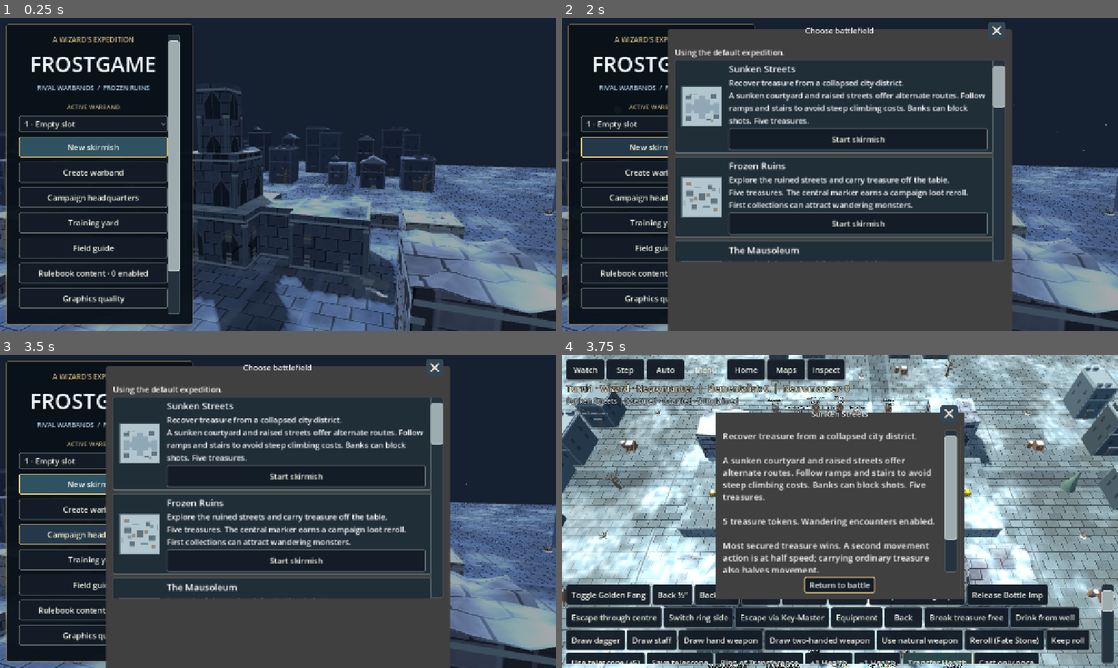
Above: before the commit, frames 1-4 (two rows, left to right).
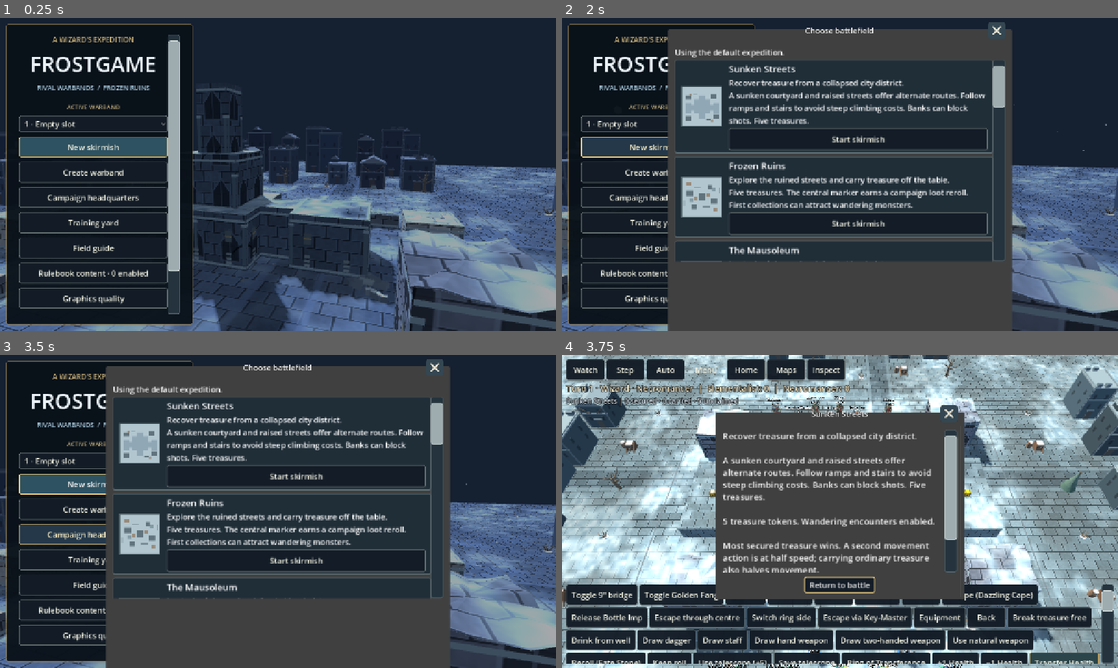
Above: after the commit, the same moments.

Repository: drag0nblad3/Frostgame
Game: Godot game, scene res://scenes/title.tscn
Two runs of this game, one before a commit and one after it. Both use one fixed random seed, a clock stepped at 60 frames per second and the inputs below.
Inputs:
- Up to frame 1 (0.25 s): no input
- Up to frame 2 (2 s): click "New skirmish" at 0.5 s; click "New skirmish" at 1.25 s
- Up to frame 3 (3.5 s): click "Campaign headquarters" at 2 s; click "Campaign headquarters" at 2.75 s
- Up to frame 4 (3.75 s): click "Start skirmish" at 3.5 s

Frames 1-3 are identical in both runs. In frame 4, 6.0% of the frame differs, in the area x 2-97%, y 73-99%.

Commit message:
Implement Extended Scroll bridge length and collapse rules

Diff:
--- a/data/expansions/red_king/treasure.json
+++ b/data/expansions/red_king/treasure.json
@@ -390,8 +390,9 @@
       "buy": 200,
       "sell": 150,
       "bonus": {},
-      "live": false,
-      "expansion": "red_king"
+      "live": true,
+      "expansion": "red_king",
+      "caster_only": true
     },
     "gear_rk_book_of_the_foulhorn": {
       "name": "Book of the Foulhorn",
--- a/src/core/board/terrain_piece.gd
+++ b/src/core/board/terrain_piece.gd
@@ -14,6 +14,7 @@
 var ramp_end := 0.0
 var cast_turn := -1
 var caster_id := -1
+var extended_bridge := false
 
 
 func _init(k: TerrainKind = null, r: Rect2 = Rect2()) -> void:
--- a/src/core/state/battle_snapshot_parts.gd
+++ b/src/core/state/battle_snapshot_parts.gd
@@ -4,7 +4,7 @@
 const FIGURE := ["id", "campaign_id", "injury_types", "familiar", "beauty_tests", "last_plane_attempt", "plane_attempts …(644 unchanged characters)…
 const DEFINITION := ["id", "name", "role", "move", "fight", "shoot", "armour", "will", "health", "cost", "specialist", "shield", "traits", "verify"]
 const BOARD := ["id", "name", "size", "darkness", "floor_layout", "boundaries", "edge_links", "void_regions", "wrap_short_edges", "wrap_long_edges", "reality_sphere", "reality_cross", "ringworld", "low_gravity"]
-const TERRAIN := ["rect", "circular", "eye_direction", "ramp", "ramp_rotated", "ramp_start", "ramp_end", "level", "cast_turn", "caster_id"]
+const TERRAIN := ["rect", "circular", "eye_direction", "ramp", "ramp_rotated", "ramp_start", "ramp_end", "level", "cast_turn", "caster_id", "extended_bridge"]
 const KIND := ["id", "name", "blocks_los", "blocks_move", "cover", "move_mult", "height", "walkable_top", "stairs", "ground_surface"]
 
 
--- a/src/core/state/layered_bridge.gd
+++ b/src/core/state/layered_bridge.gd
@@ -23,7 +23,9 @@
 	var p := layout.point(a)
 	var q := layout.point(b)
 	var delta := q-p
-	if a.z==b.z or not is_equal_approx(delta.length(),6.0) or (not is_zero_approx(delta.x) and not is_zero_approx(delta.y)):
+	var extended := is_equal_approx(delta.length(),9.0) and ActiveGear.ready(f,TerrainMagic.EXTENDED)
+	var length := 9.0 if extended else 6.0
+	if a.z==b.z or not is_equal_approx(delta.length(),length) or (not is_zero_approx(delta.x) and not is_zero_approx(delta.y)):
 		return {}
 	if layout.surface_id(a).begins_with("climb:") or layout.surface_id(b).begins_with("climb:") or layout.surface_id(a).begins_with("bridge:") or layout.surface_id(b).begins_with("bridge:"):
 		return {}
@@ -35,8 +37,9 @@
 	var start := layout.height(a)
 	var end := layout.height(b)
 	var eye := Vector3(f.pos.x,f.elevation+1.5,f.pos.y)
-	for i in range(25):
-		var ratio := float(i)/24.0
+	var steps := int(length*4)
+	for i in range(steps+1):
+		var ratio := float(i)/steps
 		var h := lerpf(start,end,ratio)
 		for offset: float in [-1.0,0.0,1.0]:
 			var at := p.lerp(q,ratio)+across*offset
@@ -46,14 +49,14 @@
 			if not layout.clearance(world,0.02,0.1):
 				return {}
 	var id := "bridge:"+str(f.id)
-	var rect := Rect2(p-across,Vector2(2,6) if axis_y else Vector2(6,2))
+	var rect := Rect2(p-across,Vector2(2,length) if axis_y else Vector2(length,2))
 	var surface := {"id":id,"rect":[rect.position.x,rect.position.y,rect.size.x,rect.size.y],"level":start,"end_level":end,"axis":"y" if axis_y else "x"}
 	var left := p+along*0.5
 	var right := q-along*0.5
 	var links := [
 		{"from":[layout.surface_id(a),p.x,p.y],"to":[id,left.x,left.y],"kind":"walk"},
 		{"from":[id,right.x,right.y],"to":[layout.surface_id(b),q.x,q.y],"kind":"walk"}]
-	var bridge := {"owner":f.id,"surface":surface,"links":links}
+	var bridge := {"owner":f.id,"surface":surface,"links":links,"extended":extended}
 	for other: Dictionary in c.state.board.floor_layout.get("bridges",[]):
 		var r: Array = other["surface"]["rect"]
 		if rect.intersects(Rect2(r[0],r[1],r[2],r[3])):
@@ -82,7 +85,7 @@
 
 static func expire(c: GameController) -> void:
 	for bridge: Dictionary in c.state.board.floor_layout.get("bridges",[]).duplicate():
-		if c.dice.d20()<=2:
+		if c.dice.d20()<=(1 if bridge.get("extended",false) else 2):
 			remove(c,str(bridge["surface"]["id"]))
 
 
--- a/src/core/state/spell_actions.gd
+++ b/src/core/state/spell_actions.gd
@@ -215,7 +215,7 @@
 	return _roll("transpose", first, null, false, second)
 
 
-func placement_points(id: String, first_only: bool = false, rotated: bool = false) -> Array[Vector2]:
+func placement_points(id: String, first_only: bool = false, rotated: bool = false,extended: bool=false) -> Array[Vector2]:
 	var f := c.state.active()
 	var empty: Array[Vector2] = []
 	if not c.state.board.floor_layout.is_empty():
@@ -229,7 +229,7 @@
 	if id == "teleport":
 		return movement.points(f, f, id, first_only)
 	if TerrainMagic.SPELLS.has(id):
-		return terrain.points(f, id, rotated, first_only)
+		return terrain.points(f,id,rotated,first_only,extended)
 	return summons.points(f, id, first_only)
 
 
@@ -237,19 +237,19 @@
 	return id == "teleport" or SummonActions.PLACEMENT.has(id) or TerrainMagic.SPELLS.has(id)
 
 
-func start_at(id: String, at: Vector2, rotated: bool = false) -> bool:
-	if placement_points(id, true, rotated).is_empty():
+func start_at(id: String, at: Vector2, rotated: bool = false,extended: bool=false) -> bool:
+	if placement_points(id,true,rotated,extended).is_empty():
 		return false
 	var f := c.state.active()
 	if id == "teleport":
 		if not movement.can_land(f, f, id, at):
 			return false
 	elif TerrainMagic.SPELLS.has(id):
-		if not terrain.can_place(f, id, at, rotated):
+		if not terrain.can_place(f,id,at,rotated,extended):
 			return false
 	elif not summons.can_place(f, id, at):
 		return false
-	return _roll(id, c.state.active_id, at, rotated)
+	return _roll(id,c.state.active_id,at,rotated,-1,{"extended_bridge":true} if extended else {})
 
 
 func _roll(id: String, target_id: int, at: Variant = null, rotated: bool = false, second: int = -1, effect: Dictionary = {}) -> bool:
@@ -385,10 +385,14 @@
 		treasure_magic.apply(f, id, s.treasure(p["effect"]["token"]), p["at"], int(result["roll"]))
 		return true
 	if id=="bridge" and p.get("effect",{}).has("layered_bridge"):
-		LayeredBridge.apply(c,p["effect"]["layered_bridge"])
+		var bridge: Dictionary=p["effect"]["layered_bridge"]
+		if not bridge.get("extended",false) or ActiveGear.spend(f,TerrainMagic.EXTENDED):
+			LayeredBridge.apply(c,bridge)
 		return true
 	if TerrainMagic.SPELLS.has(id):
-		terrain.apply(f, id, p["at"], p["rotated"], int(result["roll"]))
+		var extended: bool=p.get("effect",{}).get("extended_bridge",false)
+		if not extended or ActiveGear.spend(f,TerrainMagic.EXTENDED):
+			terrain.apply(f,id,p["at"],p["rotated"],int(result["roll"]),extended)
 		return true
 	if SummonActions.PLACEMENT.has(id):
 		summons.spawn(f,id,p["at"],int(result["roll"]),int(p["tn"]),bool(p.get("golden_fang",false)))
--- a/src/core/state/terrain_magic.gd
+++ b/src/core/state/terrain_magic.gd
@@ -1,6 +1,7 @@
 class_name TerrainMagic
 extends RefCounted
 ## Dynamic terrain on the exposed-surface heightfield.
+const EXTENDED := "gear_rk_extended_scroll"
 const SPELLS := ["wall", "fog", "mud", "explosive_rune", "planar_tear", "grenade", "circle_of_protection", "bridge"]
 var c: GameController
 
@@ -9,10 +10,11 @@
 	c = controller
 
 
-func footprint(id: String, at: Vector2, rotated: bool) -> Rect2:
+func footprint(id: String, at: Vector2, rotated: bool,extended: bool=false) -> Rect2:
 	var size := Vector2(6, 6) if id == "mud" else (Vector2(1, 6) if rotated else Vector2(6, 1))
 	if id == "bridge":
-		size = Vector2(2, 6) if rotated else Vector2(6, 2)
+		var length := 9.0 if extended else 6.0
+		size = Vector2(2,length) if rotated else Vector2(length,2)
 	if id == "circle_of_protection":
 		size = Vector2(3, 3)
 	if id in ["explosive_rune", "planar_tear", "grenade"]:
@@ -20,9 +22,11 @@
 	return Rect2(at - size * 0.5, size)
 
 
-func can_place(f: Figure, id: String, at: Vector2, rotated: bool) -> bool:
+func can_place(f: Figure, id: String, at: Vector2, rotated: bool,extended: bool=false) -> bool:
+	if extended and (id!="bridge" or not ActiveGear.ready(f,EXTENDED)):
+		return false
 	var b := c.state.board
-	var rect := footprint(id, at, rotated)
+	var rect := footprint(id, at, rotated,extended)
 	if ScenarioNull.field_at(b, at, 0.0):
 		return false
 	if b.id == "silent_tower":
@@ -76,20 +80,20 @@
 	return true
 
 
-func points(f: Figure, id: String, rotated: bool, first_only: bool) -> Array[Vector2]:
+func points(f: Figure, id: String, rotated: bool, first_only: bool,extended: bool=false) -> Array[Vector2]:
 	var out: Array[Vector2] = []
 	var b := c.state.board
 	for x in range(1, int(b.size.x)):
 		for y in range(1, int(b.size.y)):
 			var at := Vector2(x, y)
-			if can_place(f, id, at, rotated):
+			if can_place(f,id,at,rotated,extended):
 				out.append(at)
 				if first_only:
 					return out
 	return out
 
 
-func apply(f: Figure, id: String, at: Vector2, rotated: bool, roll: int = 14) -> void:
+func apply(f: Figure, id: String, at: Vector2, rotated: bool, roll: int = 14,extended: bool=false) -> void:
 	if id == "grenade":
 		var affected: Array[Figure] = []
 		var s := c.state
@@ -117,7 +121,8 @@
 	kind.blocks_move = id == "wall"
 	kind.walkable_top = id in ["wall", "bridge"]
 	kind.move_mult = 2.0 if id == "mud" else 1.0
-	var p := TerrainPiece.new(kind, footprint(id, at, rotated))
+	var p := TerrainPiece.new(kind, footprint(id, at, rotated,extended))
+	p.extended_bridge=extended
 	p.circular = id in ["mud", "explosive_rune", "circle_of_protection"]
 	if id == "bridge":
 		var ends := bridge_ends(p.rect, rotated)
@@ -140,7 +145,7 @@
 		if p.cast_turn < 0:
 			continue
 		if p.kind.id == "spell_bridge":
-			if c.dice.d20() <= 2:
+			if c.dice.d20() <= (1 if p.extended_bridge else 2):
 				remove(p)
 			continue
 		if p.kind.id == "spell_circle_of_protection":
@@ -329,7 +334,8 @@
 func bridge_ends(rect: Rect2, rotated: bool) -> Vector2:
 	var axis := Vector2.DOWN if rotated else Vector2.RIGHT
 	var b := c.state.board
-	return Vector2(b.height_at(rect.get_center() - axis * 2.99), b.height_at(rect.get_center() + axis * 2.99))
+	var half := (rect.size.y if rotated else rect.size.x)*0.5-0.01
+	return Vector2(b.height_at(rect.get_center()-axis*half),b.height_at(rect.get_center()+axis*half))
 
 
 func bridge_legal(f: Figure, rect: Rect2, rotated: bool) -> bool:
@@ -338,11 +344,13 @@
 		if p.kind.id == "spell_bridge" and (p.caster_id == f.id or p.rect.intersects(rect)):
 			return false
 	var ends := bridge_ends(rect, rotated)
-	for i in range(13):
-		var ratio := float(i) / 12.0
+	var half := (rect.size.y if rotated else rect.size.x)*0.5-0.01
+	var steps := ceili(half*4.0)
+	for i in range(steps+1):
+		var ratio := float(i)/steps
 		var axis := Vector2.DOWN if rotated else Vector2.RIGHT
 		var across := Vector2.RIGHT if rotated else Vector2.DOWN
-		var at := rect.get_center() + axis * lerpf(-2.99, 2.99, ratio)
+		var at := rect.get_center() + axis * lerpf(-half,half,ratio)
 		var height := lerpf(ends.x, ends.y, ratio)
 		for j in [-0.9, 0.0, 0.9]:
 			var sample: Vector2 = at + across * float(j)
--- a/src/view/battle/battle_input.gd
+++ b/src/view/battle/battle_input.gd
@@ -20,6 +20,7 @@
 var selected_potion := ""
 var selected_drop := -1
 var spell_rotated := false
+var spell_extended := false
 var spell_first := -1
 var counter_index := 0
 var counter_choices: Array[Dictionary] = []
@@ -159,7 +160,7 @@
 		if not c._magic.counter_options(id).is_empty():
 			cast_options.append(id)
 			continue
-		if not c._magic.placement_points(id, true).is_empty() or (id in ["fog", "wall", "bridge"] and not c._magic.placement_points(id, true, true).is_empty()):
+		if not c._magic.placement_points(id,true).is_empty() or (id in ["fog","wall","bridge"] and not c._magic.placement_points(id,true,true).is_empty()) or (id=="bridge" and ActiveGear.ready(f,TerrainMagic.EXTENDED) and (not c._magic.placement_points(id,true,false,true).is_empty() or not c._magic.placement_points(id,true,true,true).is_empty())):
 			cast_options.append(id)
 			continue
 		for t in c.state.figures:
@@ -292,10 +293,12 @@
 			radius = 0.65
 			hint = "Choose the second figure to swap."
 		"spell_point":
-			points.assign(c._magic.placement_points(selected_spell, false, spell_rotated))
+			points.assign(c._magic.placement_points(selected_spell,false,spell_rotated,spell_extended))
 			hint = "Choose a marked spell location."
 			if selected_spell in ["fog", "wall", "bridge"]:
 				hint += " · " + ("North–south" if spell_rotated else "East–west")
+			if selected_spell=="bridge":
+				hint+=" · %d″ bridge" % (9 if spell_extended else 6)
 		"cancel_control":
 			for t in c.state.figures:
 				if c._magic.can_cancel(t.id):
@@ -505,6 +508,7 @@
 	if key.begins_with("spell_") and key != "spell_cancel":
 		selected_spell = key.trim_prefix("spell_")
 		spell_rotated = false
+		spell_extended=false
 		if selected_spell in ["dispel", "spell_eater", "decay", "power_word", "draining_word", "crumble", "wizard_eye"]:
 			counter_choices = c._magic.counter_options(selected_spell)
 			if counter_choices.is_empty():
@@ -528,6 +532,8 @@
 			available.append("shatter_single")
 		if selected_spell in ["fog", "wall", "bridge"]:
 			available.append("rotate_spell")
+		if selected_spell=="bridge" and ActiveGear.ready(c.state.active(),TerrainMagic.EXTENDED):
+			available.append("extend_bridge")
 		preview()
 		return false
 	match key:
@@ -574,6 +580,10 @@
 			if selected_spell == "horn":
 				return GearActions.horn(c, counter_choices[counter_index]["piece"])
 			return _declared(c._magic.start_counter(selected_spell, counter_index))
+		"extend_bridge":
+			spell_extended=not spell_extended
+			preview()
+			return false
 		"rotate_spell":
 			spell_rotated = not spell_rotated
 			preview()
@@ -710,7 +720,7 @@
 		return c._potions.use_at(selected_potion, at.round() if selected_potion == "explosive_cocktail" else MoveGrid.to_pos(MovePlanner.node_at(at)))
 	if mode == "spell_point":
 		var destination := at.round() if TerrainMagic.SPELLS.has(selected_spell) else MoveGrid.to_pos(MovePlanner.node_at(at))
-		return _declared(c._magic.start_at(selected_spell, destination, spell_rotated))
+		return _declared(c._magic.start_at(selected_spell,destination,spell_rotated,spell_extended))
 	if mode == "collect":
 		for token in tokens:
 			if at.distance_to(token.pos) <= 0.9:
--- a/src/view/hud/battle_hud.gd
+++ b/src/view/hud/battle_hud.gd
@@ -25,7 +25,7 @@
 signal action_pressed(action: String)
 
 const LOG_LINES := 4
-const ACTIONS := {"cast_fang":"Toggle Golden Fang","push_se …(5836 unchanged characters)…
+const ACTIONS := {"extend_bridge":"Toggle 9″ bridge","cast_fang":"Toggle Golden Fang","push_se …(5836 unchanged characters)…
 
 var _status: Label
 var _hint: Label
--- a/src/view/layered_bridge_picker.gd
+++ b/src/view/layered_bridge_picker.gd
@@ -7,8 +7,11 @@
 	if index<0 or index>=layout.surfaces.size() or not LayeredBridge.eligible(c):
 		return out
 	var surface := layout.surfaces[index]
+	var offsets: Array[Vector2i]=[Vector2i(12,0),Vector2i(-12,0),Vector2i(0,12),Vector2i(0,-12)]
+	if ActiveGear.ready(c.state.active(),TerrainMagic.EXTENDED):
+		offsets.append_array([Vector2i(18,0),Vector2i(-18,0),Vector2i(0,18),Vector2i(0,-18)])
 	if first!=null:
-		for d: Vector2i in [Vector2i(12,0),Vector2i(-12,0),Vector2i(0,12),Vector2i(0,-12)]:
+		for d: Vector2i in offsets:
 			var n := Vector3i(first.x+d.x,first.y+d.y,index)
 			if not LayeredBridge.proposal(c,first,n,layout).is_empty():
 				out[n]=true
@@ -19,7 +22,7 @@
 			var a := Vector3i(x,y,index)
 			if not layout.standable(a):
 				continue
-			for d: Vector2i in [Vector2i(12,0),Vector2i(-12,0),Vector2i(0,12),Vector2i(0,-12)]:
+			for d: Vector2i in offsets:
 				for other in layout.surfaces.size():
 					if other==index:
 						continue
--- a/src/view/layered_skirmish_controls.gd
+++ b/src/view/layered_skirmish_controls.gd
@@ -166,6 +166,8 @@
 			index=layout.index_of(f.surface_id)
 		destinations=LayeredBridgePicker.points(c,layout,index,bridge_start if mode=="bridge_end" else null)
 		hint.text="Choose the first bridge endpoint." if mode=="bridge" else "Choose another floor and the second endpoint."
+		if ActiveGear.ready(f,TerrainMagic.EXTENDED):
+			hint.text+=" A 9″ span uses the Extended Scroll on success."
 	elif mode=="leap":
 		hint.text="Choose a friendly figure visible to the caster."
 	elif mode=="leap_land":
--- a/tests/unit/test_layered_bridge.gd
+++ b/tests/unit/test_layered_bridge.gd
@@ -72,3 +72,21 @@
 	check_eq(f.health,hp-6)
 	check_eq(token.surface_id,"street")
 	check_eq(FloorLayout.from_dict(c.state.board.floor_layout).index_of("bridge:1"),-1)
+
+
+func test_extended_bridge_span_and_expiry() -> void:
+	var c := _fixture()
+	var f := c.state.active()
+	f.items.append({"gear":TerrainMagic.EXTENDED,"gear_info":RedKingRewards.catalog()[TerrainMagic.EXTENDED]})
+	var layout := FloorLayout.from_dict(c.state.board.floor_layout)
+	var a := layout.node("west",Vector2(3,5))
+	var b := layout.node("east",Vector2(12,5))
+	check(LayeredBridge.proposal(c,a,b,layout).get("extended",false))
+	check(c.bridge_on_floors(a,b))
+	check(c.finish_cast(0))
+	check(not ActiveGear.ready(f,TerrainMagic.EXTENDED))
+	c.dice=LoadedDice.new([2,1])
+	LayeredBridge.expire(c)
+	check(not LayeredBridge.owned(c.state,f.id).is_empty())
+	LayeredBridge.expire(c)
+	check(LayeredBridge.owned(c.state,f.id).is_empty())
Not shown, changed: docs/red-king-development.md
